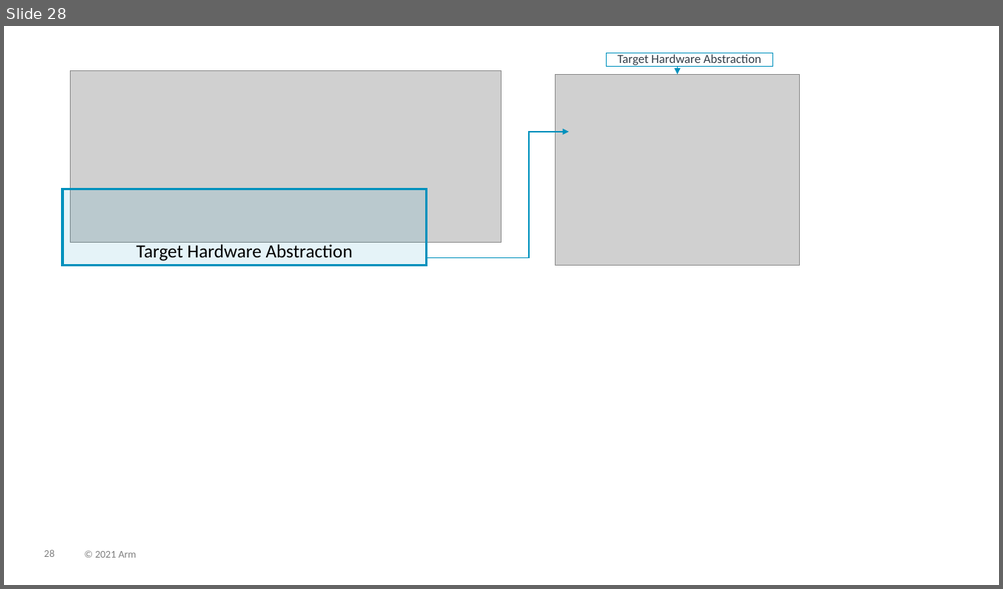
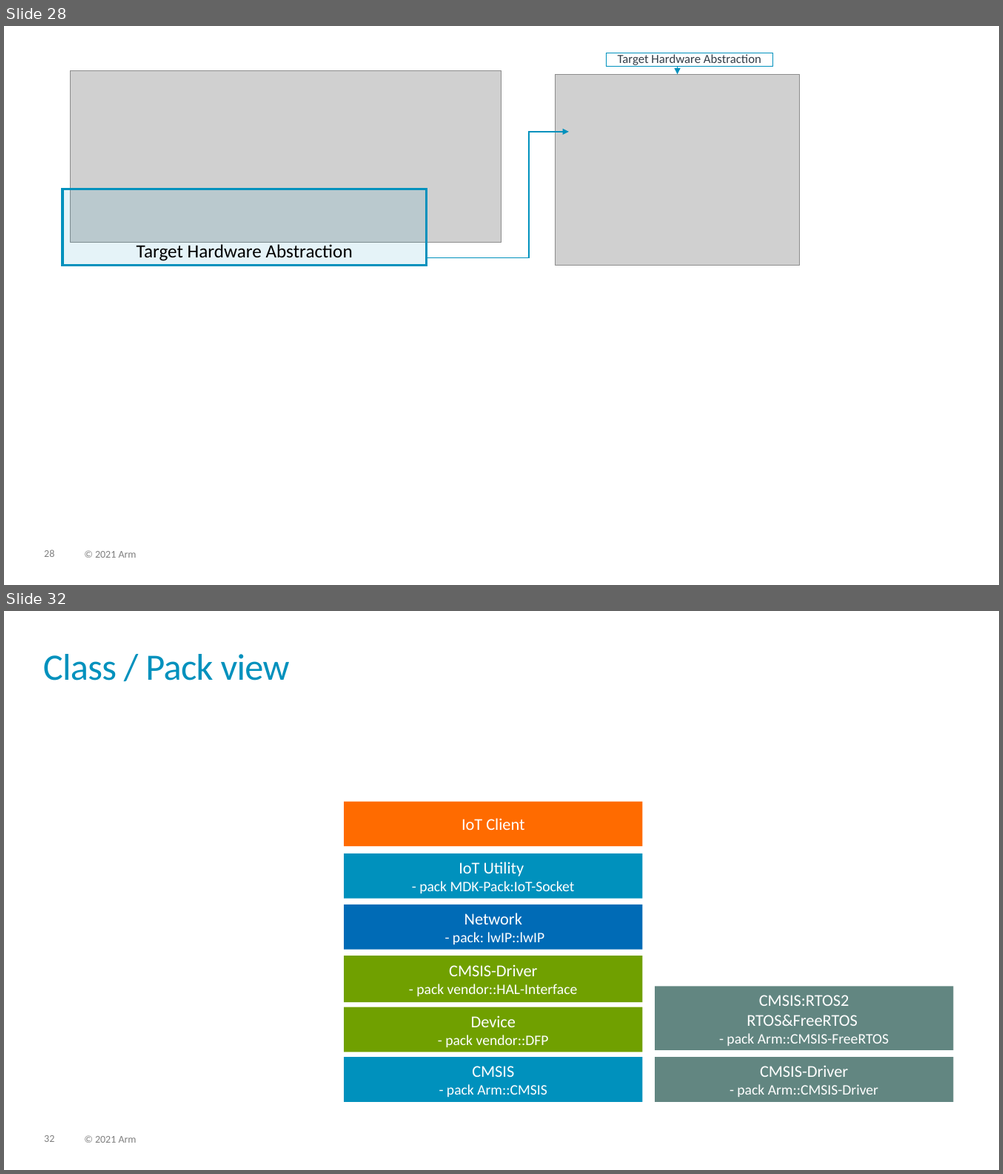
Before and after one commit to Open-CMSIS-Pack/cmsis-toolbox, a slide deck: docs/images/overview.pptx. Shown one above the other, each under a label of ours: slide 28 before the commit, slides 28 and 32 after it; the slides between them are not shown. The pictures are 1003x589 and 1003x1174 pixels, drawn with LibreOffice and Linux fonts; fonts in the diff are those of the drawing; grey boxes stand for pictures. Boxes give left, top, right and bottom in pixels: in the first picture for what was removed or moved away, otherwise in the second. Text is boxed around its words. In the diff, an @@ line names an element or a change of style, - is before the commit and + after.

```diff
--- a/docs/images/overview.pptx
+++ b/docs/images/overview.pptx
@@ slide 32 added at [4,611,999,1170], background #FFFFFF; not listed: 2 template elements that a slide beside it also shows @@
@@ title added at [43,654,290,681], 36 pt, text #0091BD @@
+Class / Pack view
@@ rectangle added at [344,801,643,846], fill #FF6B00, 16 pt, text #FFFFFF @@
+IoT Client
@@ rectangle added at [344,854,643,898], fill #0091BD, 14 pt, text #FFFFFF @@
+IoT Utility
+- pack MDK-Pack:IoT-Socket
@@ rectangle added at [344,905,643,950], fill #006BB6, 14 pt, text #FFFFFF @@
+Network
+- pack: lwIP::lwIP
@@ rectangle added at [344,956,643,1002], fill #70A000, 14 pt, text #FFFFFF @@
+CMSIS-Driver
+- pack vendor::HAL-Interface
@@ rectangle added at [654,986,953,1051], fill #628681, 16 pt, text #FFFFFF @@
+CMSIS:RTOS2
+RTOS&FreeRTOS
+- pack Arm::CMSIS-FreeRTOS
@@ rectangle added at [344,1007,643,1052], fill #70A000, 14 pt, text #FFFFFF @@
+Device
+- pack vendor::DFP
@@ rectangle added at [344,1057,643,1102], fill #0091BD, 14 pt, text #FFFFFF @@
+CMSIS
+- pack Arm::CMSIS
@@ rectangle added at [654,1057,953,1102], fill #628681, 14 pt, text #FFFFFF @@
+CMSIS-Driver
+- pack Arm::CMSIS-Driver
```
Also in this commit, not shown: 12 other slides added, 5 other files.
